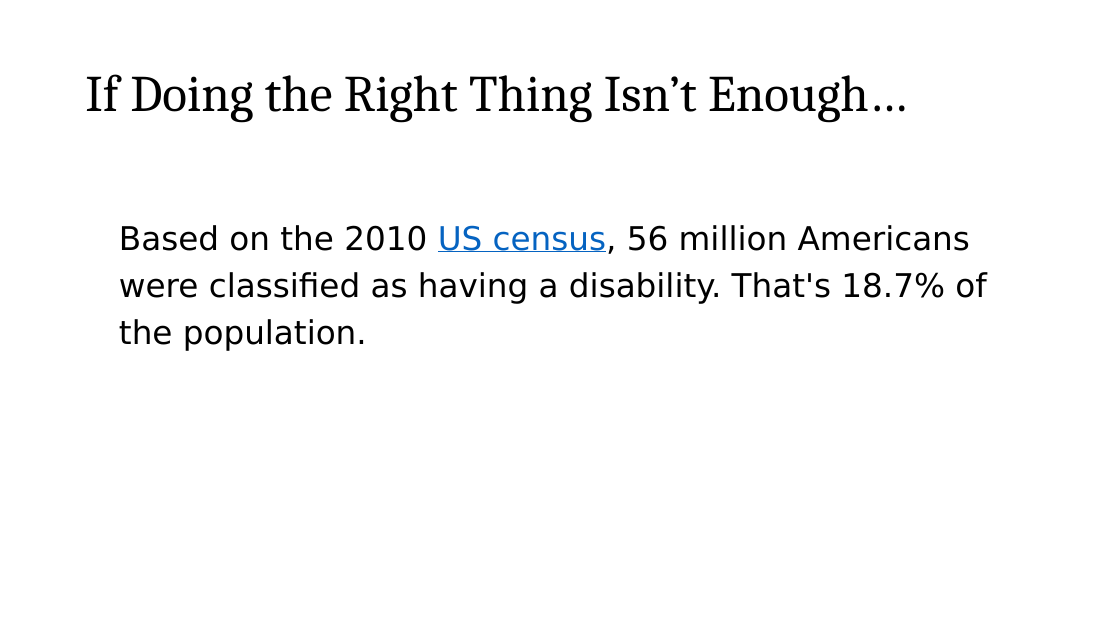
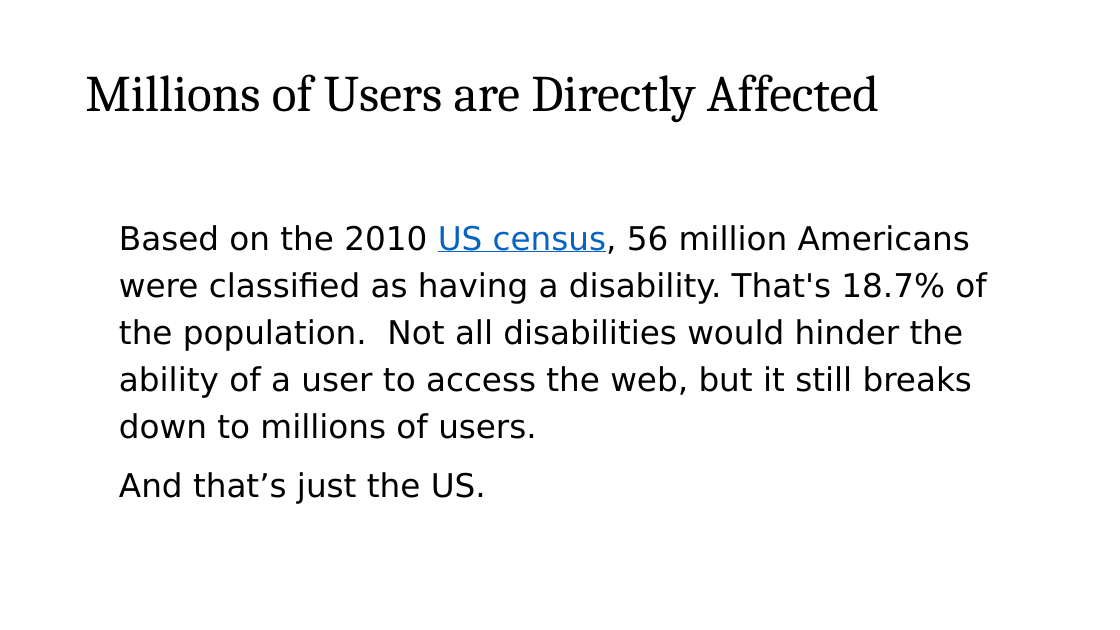
Before and after one commit to roblarsen/rob-larsen-presentations, a slide deck: slide 28 of wild-world-web.pptx. Drawn at 1120x630 pixels with LibreOffice and Linux fonts; fonts in the diff are those of the drawing; background and template pictures are left out. Boxes give left, top, right and bottom in pixels: in the first picture for what was removed or moved away, otherwise in the second. Text is boxed around its words. In the diff, an @@ line names an element or a change of style, - is before the commit and + after.

```diff
--- a/wild-world-web.pptx
+++ b/wild-world-web.pptx
@@ title at bbox=[85, 74, 879, 122]: text changed @@
-If Doing the Right Thing Isn’t Enough…
+Millions of Users are Directly Affected
@@ text at bbox=[119, 225, 986, 504]: text changed @@
-Based on the 2010 US census, 56 million Americans were classified as having a disability. That's 18.7% of the population.
+Based on the 2010 US census, 56 million Americans were classified as having a disability. That's 18.7% of the population. Not all disabilities would hinder the ability of a user to access the web, but it still breaks down to millions of users.
+And that’s just the US.
```
Also in this commit, not shown: 24 other slides changed, 4 slides added, 5 slides removed.
